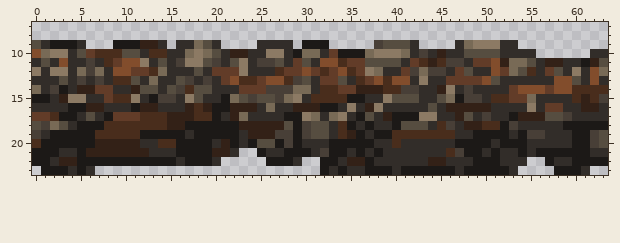
One commit to this pixel-art sprite: content/Blocks/Terrain/terrain_gravel.png. This is how it looked before the edit.
The file is 64x24 pixels. Shown: x 0..63, y 7..23.
The result:
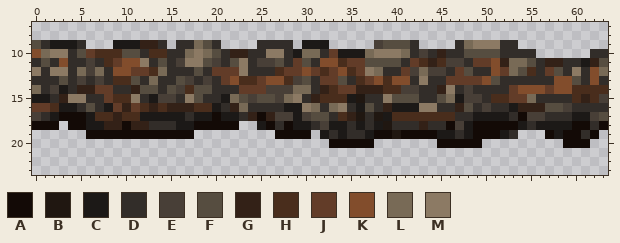
Palette (. is transparent): A #130a06  B #201711  C #1c1917  D #322d29  E #483f37  F #564d40  G #332117  H #492d1c  J #623c28  K #824d2c  L #786a56  M #8c7a64
Changes in this commit:
y 14: x 32 H -> G
y 15: x 31 H -> G; x 36 C -> B
y 16: x 0..3 DDDD -> JJHC; x 5..12 CGGDDDCG -> DFDCJGJH; x 14..16 DDD -> HGG; x 19 G -> H; x 21 C -> D; x 23..24 GG -> LD; x 26 L -> D; x 28..44 DGGGCCDMDGMDDDDDF -> CCMLDLMDCFDGCCCMM; x 46 G -> D; x 48..50 GGG -> FDE; x 53..59 DDMDJJD -> CGGGFFE; x 61..62 GG -> DD
y 17: x 0..28 JJHCCDFDCJJJHHHGGGHHCDGLDDDDC -> EDCAAACHHGHHCCCCCDCCACCDGAGEE; x 30..63 MLDLMDCFDGCCCMMDDGFDEDDCGGGFFEDDDD -> EFFDHGBDBCHHHHHHHDDCCCCDAEEDDDCCEF
y 18: x 0..5 FELFDC -> AAA.AA; x 8..16 HHHHHHHGG -> GGAGGDDDC; x 18..28 CCCCCGGGGGF -> AAAAA..CADA; x 30..43 EFFDHCDCDDCFFF -> CDECCDCDCBDDDG; x 45..54 HEDGGHHCED -> DAECAAAAAC; x 56..58 DDD -> CCC; x 60..63 CCCC -> AADA
y 19: x 0..32 EDCCCCCHHHHHCCCCCDCCCCCDGGGEECEFF -> ......AAAAAAAAAAAA.........AAAA.C; x 34..46 HGCDCCHHHHHHH -> CDDCAABAAAACC; x 48..51 DCCC -> CAAA; x 54..63 CEEDDDCCEF -> ...ACAADA.
y 20: x 0..63 HCCCCCCGGGGGDDHHCCCCDGCDCFFCECDDDCCCCCDDHDDDDDDCCCCDCCCDDDDDCCEF -> .................................AAAAA.......AAAAA.........AAA..
y 21: x 0..22 CCCDDCGGGGGGGDDDCCCCGGD -> .......................; x 25..63 CDDCCCDECCDCDCDDDDDDDHECCDCDDCDCCCCCCDD -> .......................................
y 22: x 0..20 CCDGGCCCCCCCCCCCDCCCD -> .....................; x 26..29 CCCD -> ....; x 32..54 CCDGGCDDDDDDGGDDDCCCDDD -> .......................; x 57..63 CDDCCCC -> .......
y 23: x 1..6 CCCDCD -> ......; x 32..53 CDCDDCCCDCCCCCCDCCCCCD -> ......................; x 58..61 CCCD -> ....
Where, in picture pixels (left, top, right, bottom), the same in both pictures:
changed: (32, 85, 608, 175)
